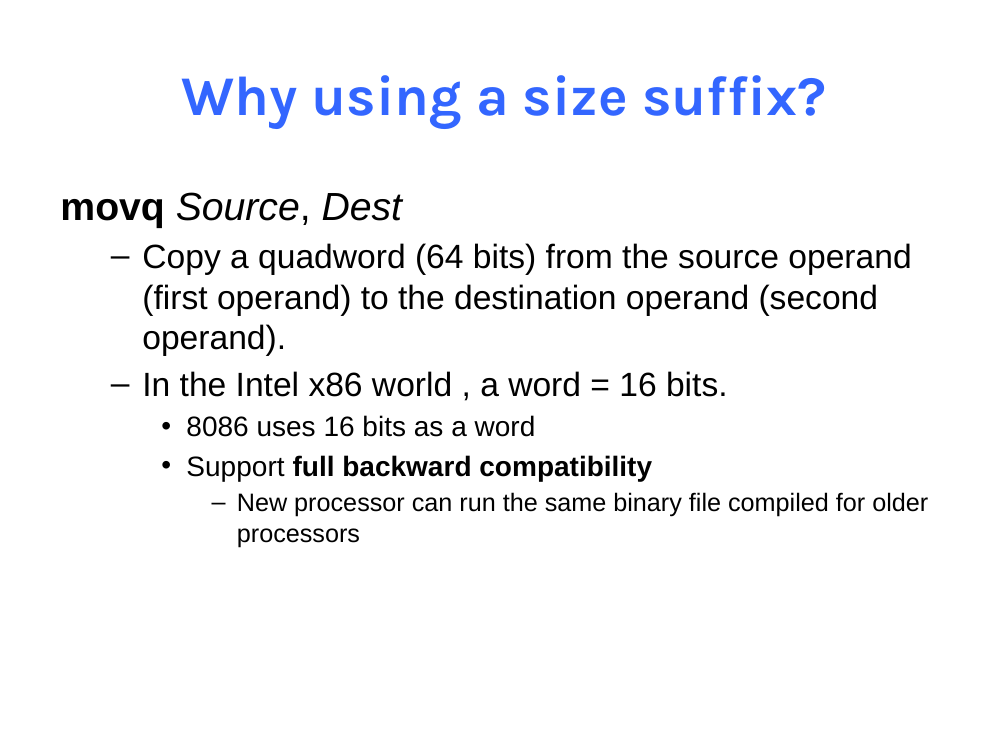
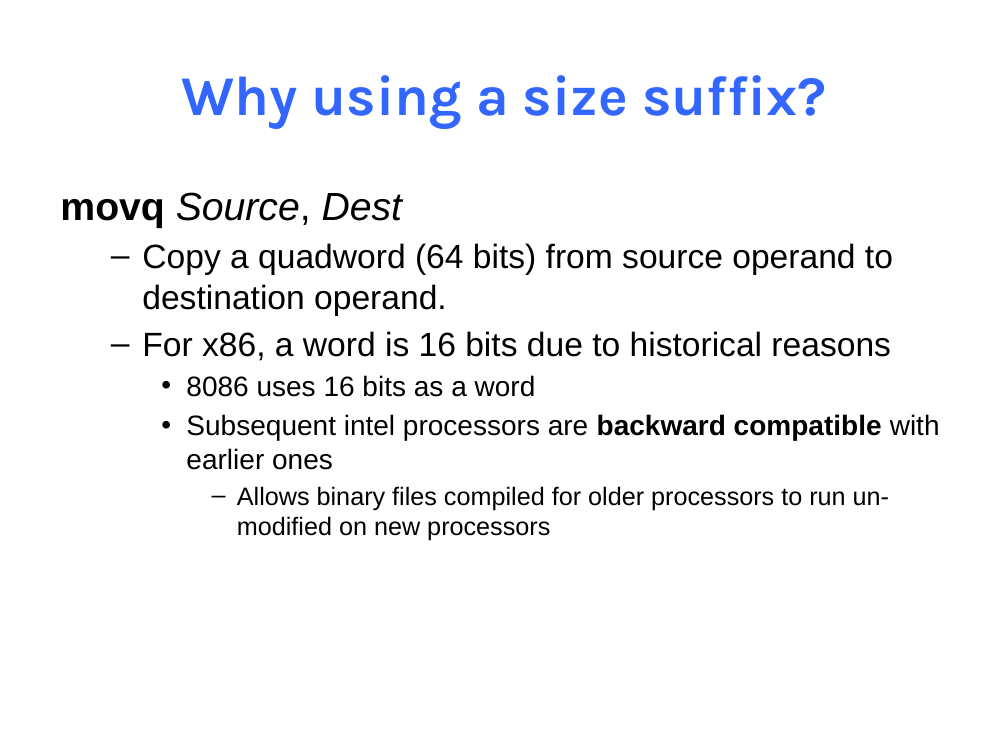
Before and after one commit to NYU-CSO/nyu-cso.github.io, a slide deck: slide 26 of notes/07-Machine_Basic.pptx. Drawn at 1008x756 pixels with LibreOffice and Linux fonts; fonts in the diff are those of the drawing. Boxes give left, top, right and bottom in pixels: in the first picture for what was removed or moved away, otherwise in the second. Text is boxed around its words. In the diff, an @@ line names an element or a change of style, - is before the commit and + after.

```diff
--- a/notes/07-Machine_Basic.pptx
+++ b/notes/07-Machine_Basic.pptx
@@ text at (x1=142, y1=243, x2=893, y2=361): text changed @@
-  – Copy a quadword (64 bits) from the source operand (first operand) to the destination operand (second operand).
-  – In the Intel x86 world , a word = 16 bits.
+  – Copy a quadword (64 bits) from source operand to destination operand.
+  – For x86, a word is 16 bits due to historical reasons
@@ text at (x1=186, y1=414, x2=940, y2=541): text changed @@
-    • Support full backward compatibility
-      – New processor can run the same binary file compiled for older processors
+    • Subsequent intel processors are backward compatible with earlier ones
+      – Allows binary files compiled for older processors to run un-modified on new processors
```
Also in this commit, not shown: 12 other slides changed, 15 slides removed, 1 other file.
